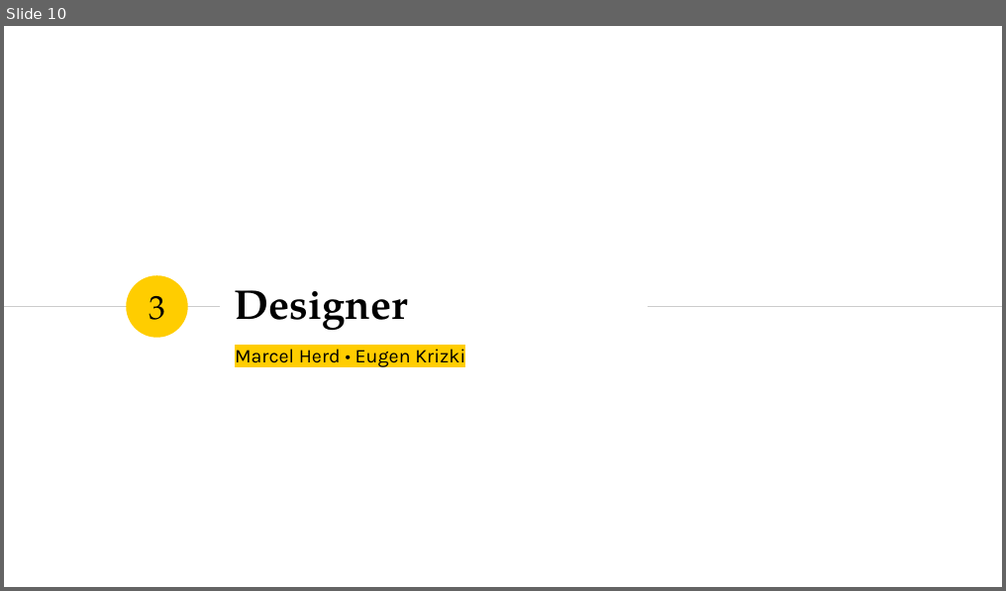
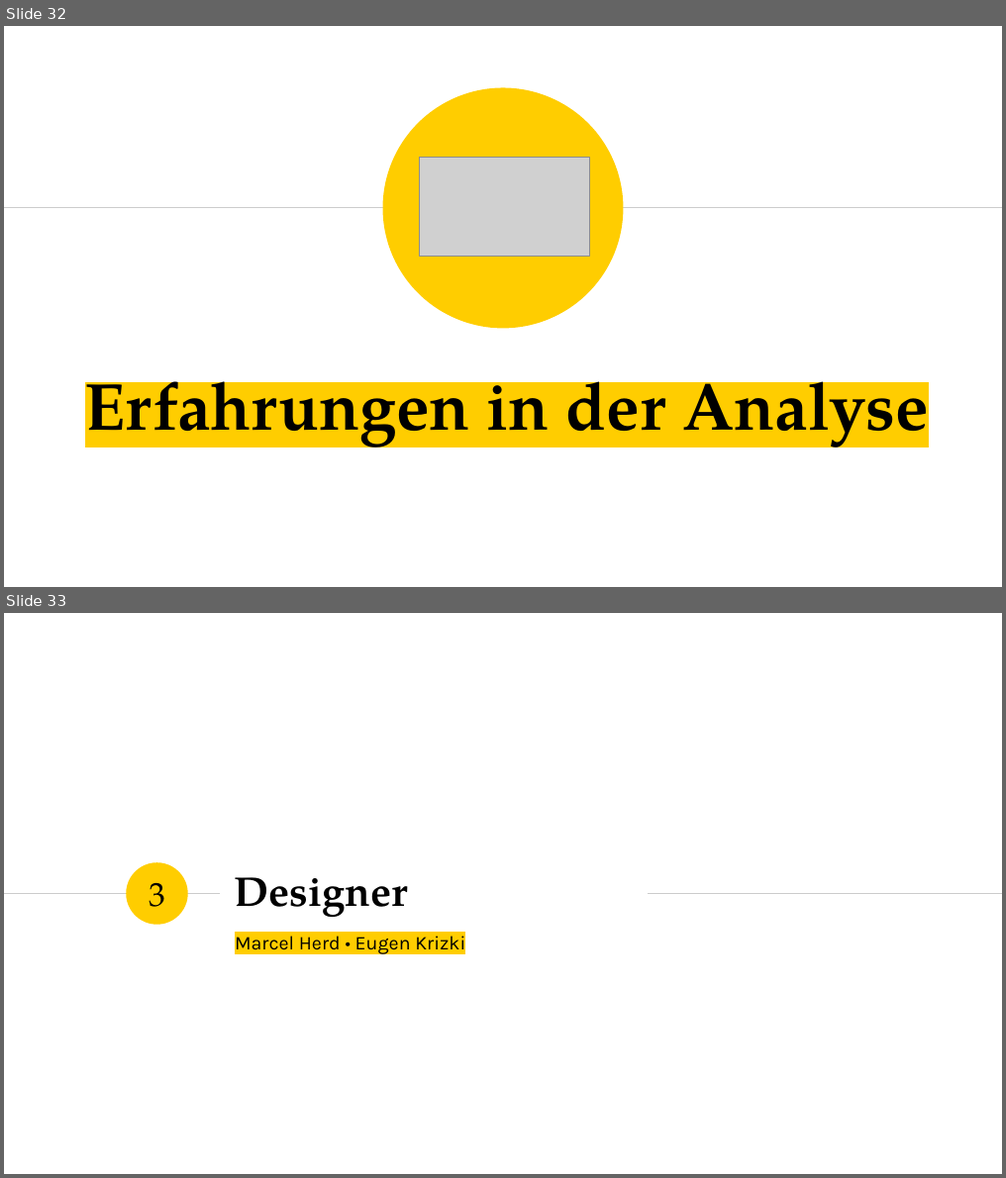
Before and after one commit to marcelherd/OOT-Projekt, a slide deck: Presentation/Presentation.pptx. Shown one above the other, each under a label of ours: slide 10 before the commit, slides 32 and 33 after it. The pictures are 1006x591 and 1006x1178 pixels, drawn with LibreOffice and Linux fonts; fonts in the diff are those of the drawing; grey boxes stand for pictures. Boxes give left, top, right and bottom in pixels: in the first picture for what was removed or moved away, otherwise in the second. Text is boxed around its words. In the diff, an @@ line names an element or a change of style, - is before the commit and + after.

```diff
--- a/Presentation/Presentation.pptx
+++ b/Presentation/Presentation.pptx
@@ slide 32 added at (4, 26, 1002, 587), background #FFFFFF @@
@@ ellipse added at (383, 87, 624, 328), fill #FFCD00 @@
@@ picture added at (419, 158, 590, 257) @@
@@ line added from (4, 207) to (1002, 207), #CCCCCC 0.75 pt @@
@@ title added at (85, 360, 929, 454), 48 pt, text #000000, bold @@
+Erfahrungen in der Analyse
@@ what was slide 10 is now slide 33 @@
```
Also in this commit, not shown: 22 other slides added.
